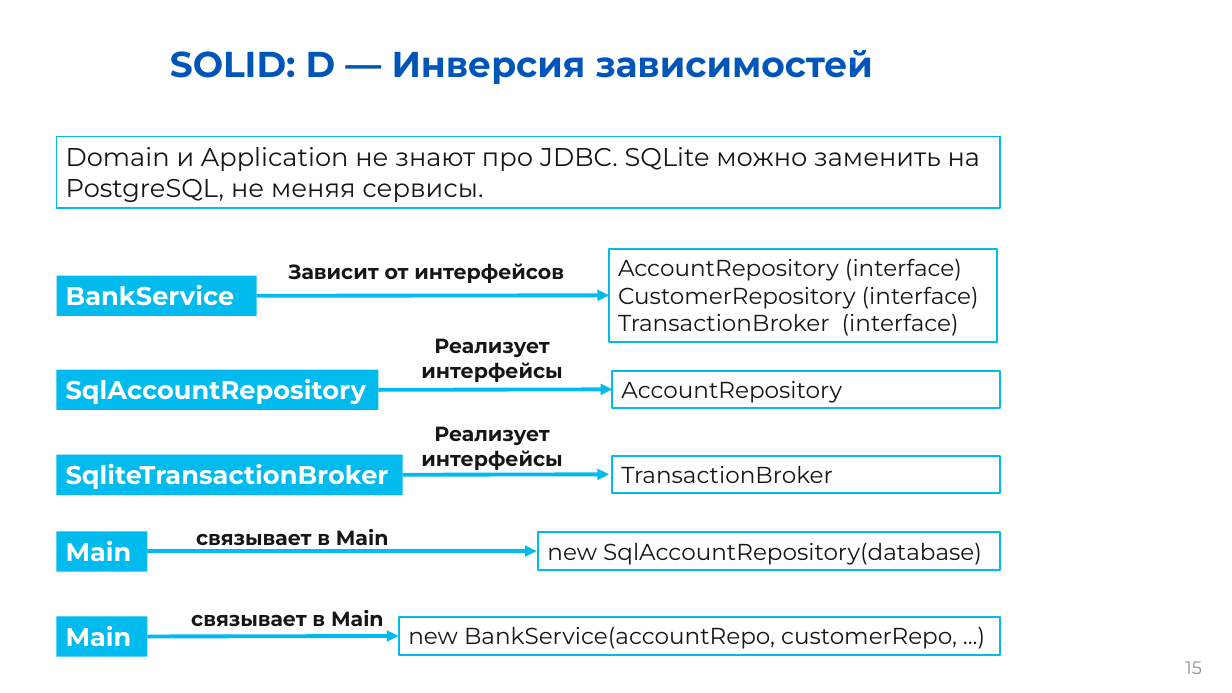
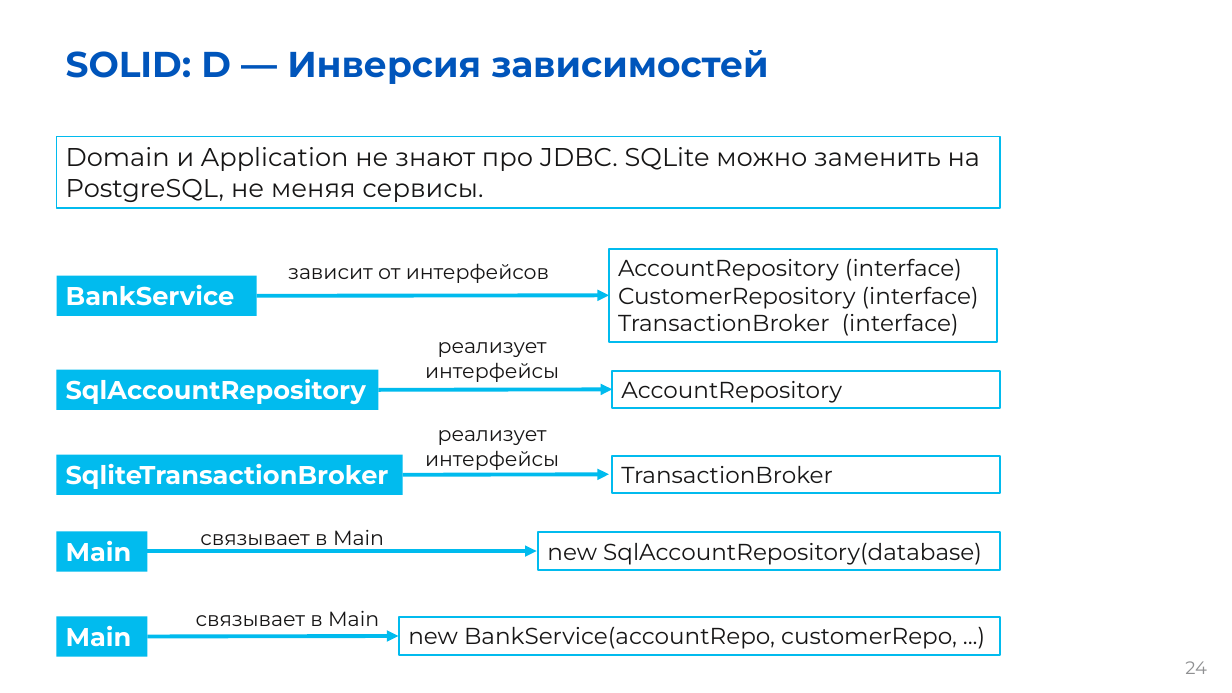
Before and after one commit to kmozgovoj11-rgb/bank_simulator, a slide deck: slide 24 of Презентация.pptx (slide 15 before the commit). Drawn at 1232x693 pixels with LibreOffice and Linux fonts; fonts in the diff are those of the drawing; background and template pictures are left out. Boxes give left, top, right and bottom in pixels: in the first picture for what was removed or moved away, otherwise in the second. Text is boxed around its words. In the diff, an @@ line names an element or a change of style, - is before the commit and + after.

```diff
--- a/Презентация.pptx
+++ b/Презентация.pptx
@@ title "SOLID: D — Инверсия зависимостей" at (x1=66, y1=50, x2=768, y2=84): alignment centre to left @@
@@ text at (x1=288, y1=263, x2=549, y2=283): text changed; bold off @@
-Зависит от интерфейсов
+зависит от интерфейсов
@@ text at (x1=425, y1=342, x2=559, y2=382): text changed; bold off @@
-Реализует интерфейсы
+реализует интерфейсы
@@ text at (x1=425, y1=430, x2=559, y2=470): text changed; bold off @@
-Реализует интерфейсы
+реализует интерфейсы
@@ text "связывает в Main" at (x1=200, y1=530, x2=384, y2=550): bold off @@
@@ text "связывает в Main" at (x1=196, y1=611, x2=379, y2=626): bold off @@
@@ page number at (x1=1185, y1=661, x2=1207, y2=674): text changed @@
-15
+24
```
Also in this commit, not shown: 15 other slides changed, 16 slides added, 2 slides removed.
